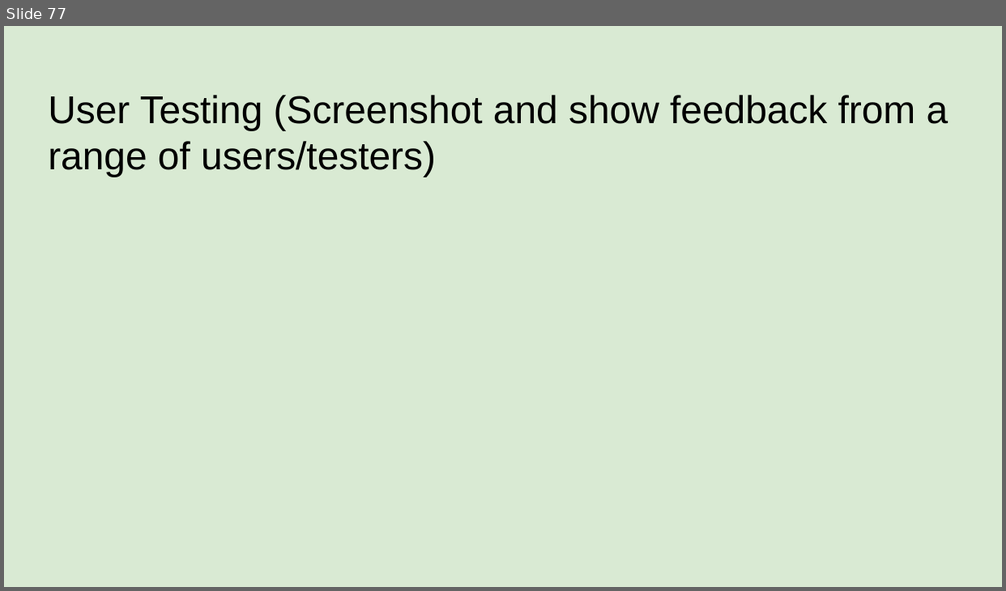
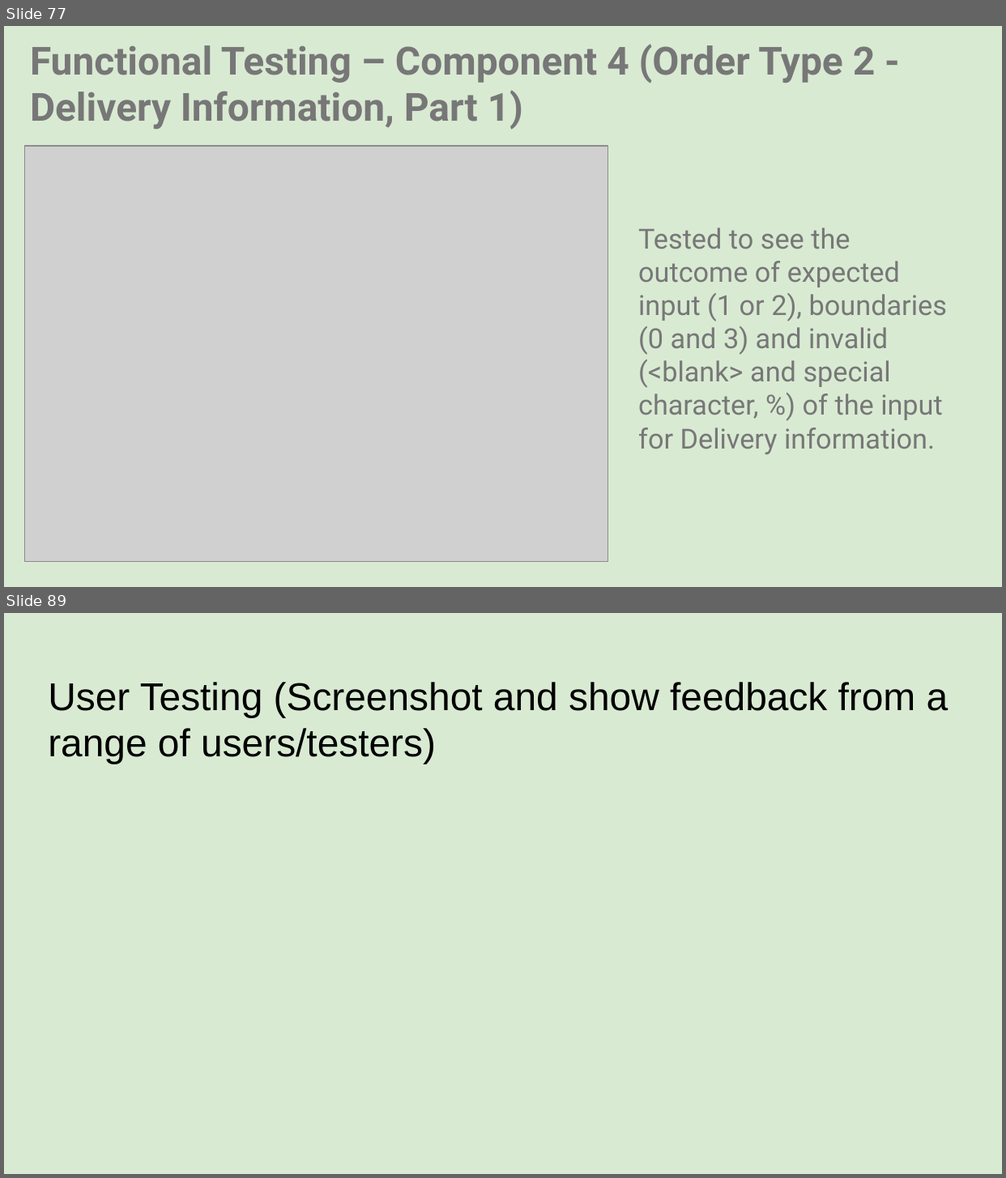
Before and after one commit to danettp/ds_nuts_bot, a slide deck: Danett Pepito - 000_91896 _ 91897 Documentation - 2150400 (Git).pptx. Shown one above the other, each under a label of ours: slide 77 before the commit, slides 77 and 89 after it; the slides between them are not shown. The pictures are 1006x591 and 1006x1178 pixels, drawn with LibreOffice and Linux fonts; fonts in the diff are those of the drawing; grey boxes stand for pictures; background and template pictures are left out. Boxes give left, top, right and bottom in pixels: in the first picture for what was removed or moved away, otherwise in the second. Text is boxed around its words. In the diff, an @@ line names an element or a change of style, - is before the commit and + after.

```diff
--- a/Danett Pepito - 000_91896 _ 91897 Documentation - 2150400 (Git).pptx
+++ b/Danett Pepito - 000_91896 _ 91897 Documentation - 2150400 (Git).pptx
@@ slide 77 added at <box>4,26,1002,587</box>, background picture (left out) @@
@@ title added at <box>30,44,875,130</box>, 28 pt, text #777777, bold @@
+Functional Testing – Component 4 (Order Type 2 - Delivery Information, Part 1)
@@ picture added at <box>25,146,609,562</box> @@
@@ text added at <box>638,228,947,454</box>, 20 pt, text #777777 @@
+Tested to see the outcome of expected input (1 or 2), boundaries (0 and 3) and invalid (<blank> and special character, %) of the input for Delivery information.
@@ what was slide 77 is now slide 89 @@
```
Also in this commit, not shown: 72 slides changed, 14 other slides added, 3 slides removed, 3 other files.
